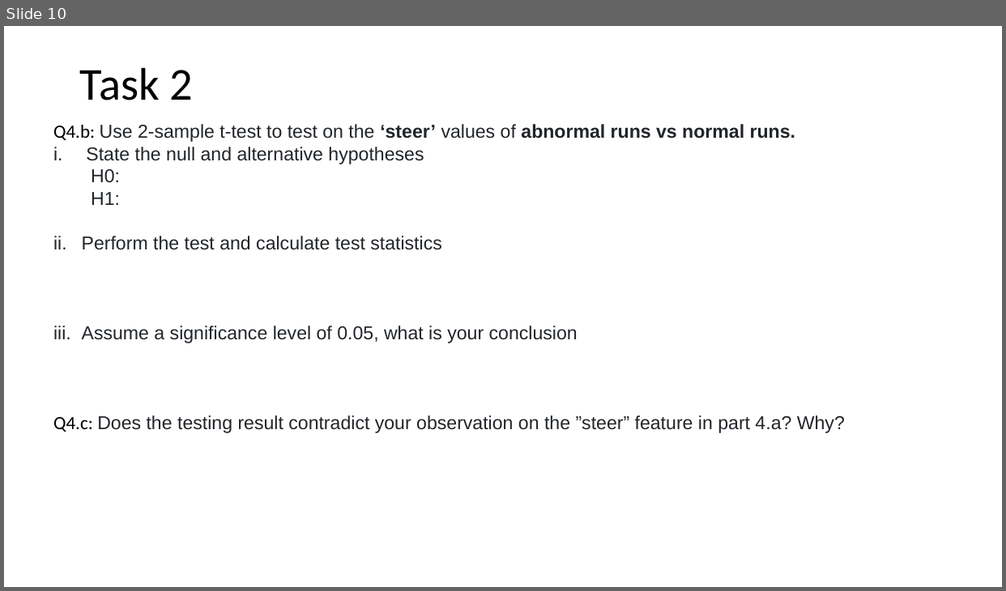
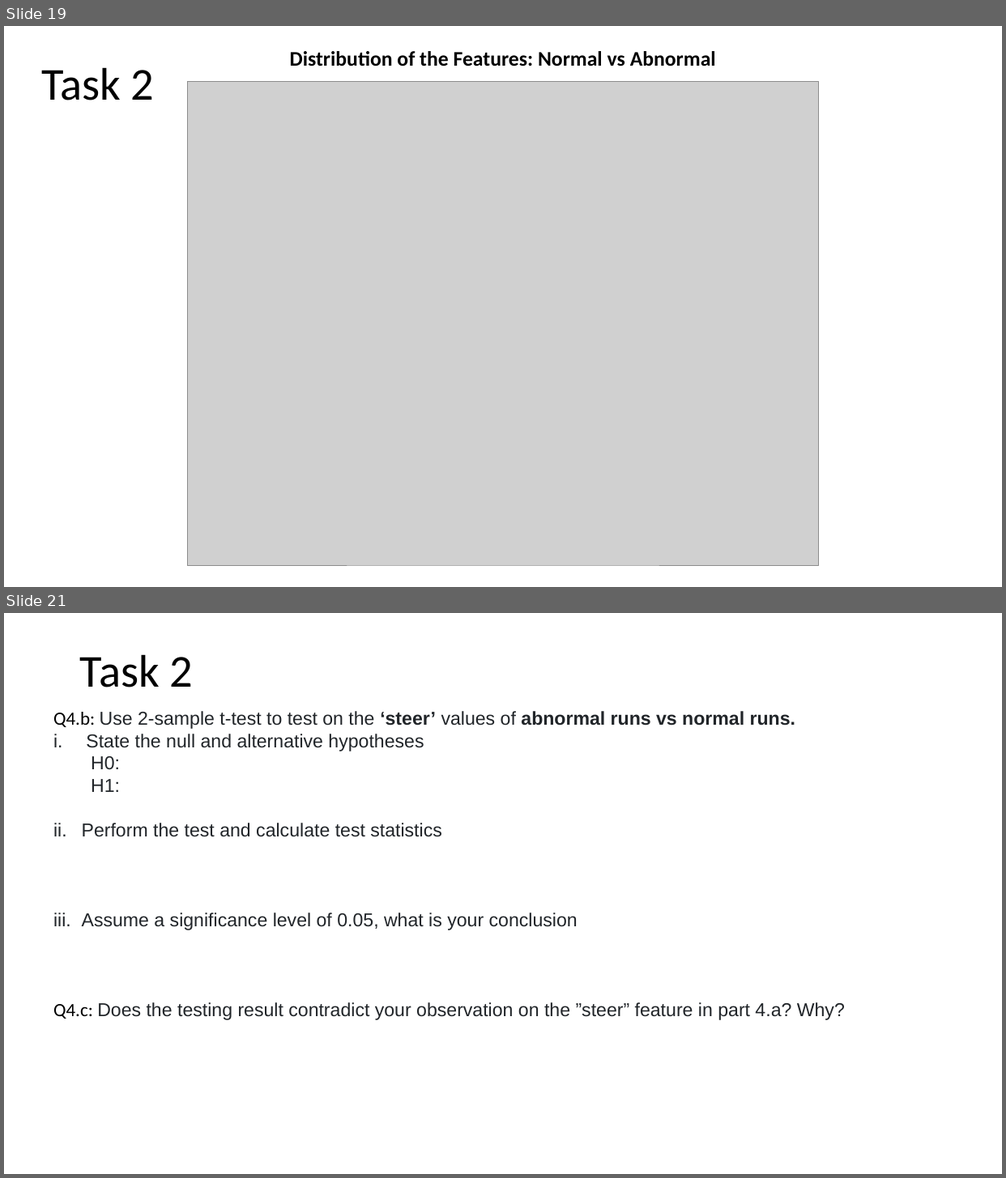
Before and after one commit to mrojaspell/MP1, a slide deck: mp1_powerpoint.pptx. Shown one above the other, each under a label of ours: slide 10 before the commit, slides 19 and 21 after it; the slides between them are not shown. The pictures are 1006x591 and 1006x1178 pixels, drawn with LibreOffice and Linux fonts; fonts in the diff are those of the drawing; grey boxes stand for pictures. Boxes give left, top, right and bottom in pixels: in the first picture for what was removed or moved away, otherwise in the second. Text is boxed around its words. In the diff, an @@ line names an element or a change of style, - is before the commit and + after.

```diff
--- a/mp1_powerpoint.pptx
+++ b/mp1_powerpoint.pptx
@@ slide 19 added at (4, 26, 1002, 587), background #FFFFFF @@
@@ text added at (41, 67, 155, 101), 44 pt, text #000000 @@
+Task 2
@@ text added at (290, 51, 716, 66), 20 pt, text #000000, bold @@
+Distribution of the Features: Normal vs Abnormal
@@ picture added at (187, 82, 819, 565) @@
@@ what was slide 10 is now slide 21 @@
```
Also in this commit, not shown: 5 slides changed, 14 other slides added, 4 slides removed, 15 other files.
